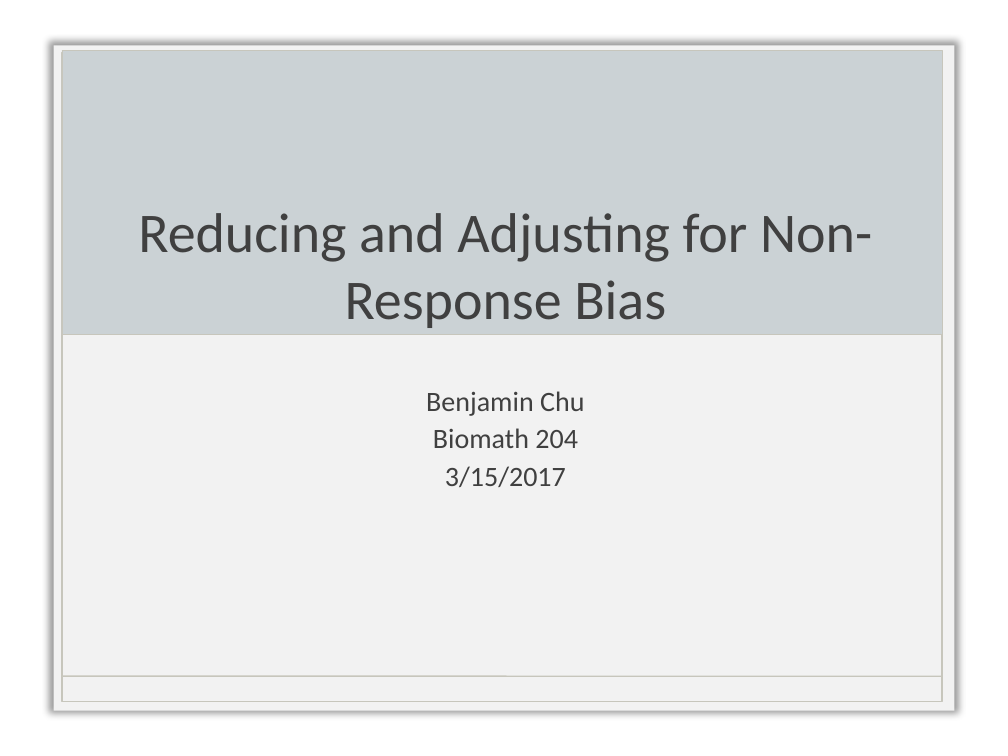
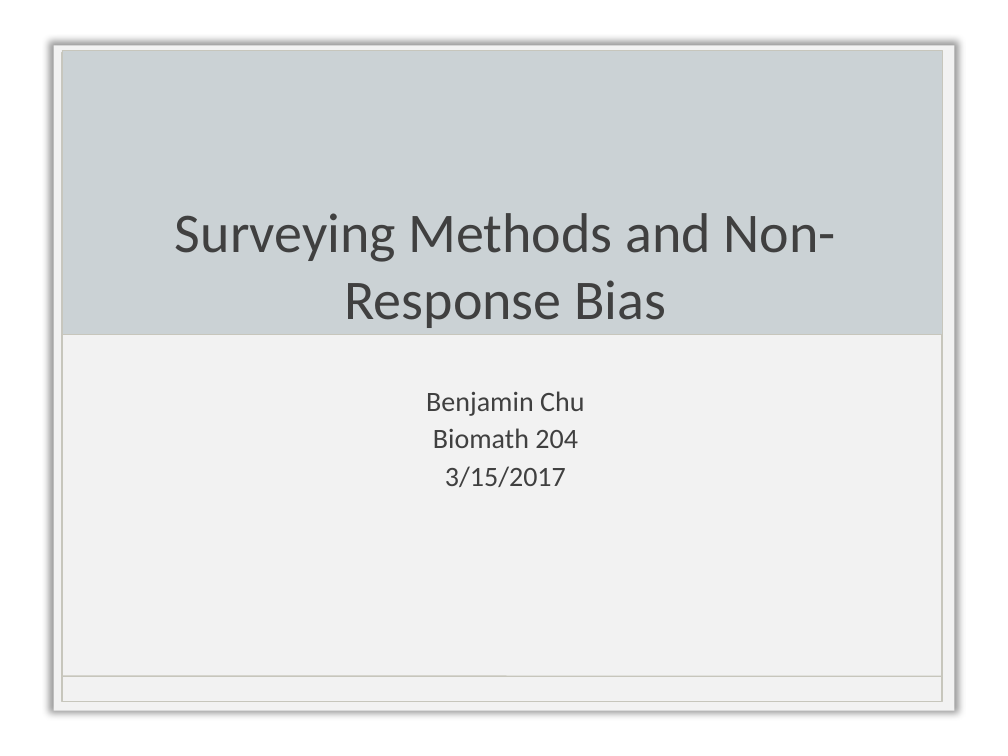
Before and after one commit to biona001/biomath_204, a slide deck: slide 1 of project ver.2/Presentation.pptx. Drawn at 1008x756 pixels with LibreOffice and Linux fonts; fonts in the diff are those of the drawing; background and template pictures are left out. Boxes give left, top, right and bottom in pixels: in the first picture for what was removed or moved away, otherwise in the second. Text is boxed around its words. In the diff, an @@ line names an element or a change of style, - is before the commit and + after.

```diff
--- a/project ver.2/Presentation.pptx
+++ b/project ver.2/Presentation.pptx
@@ title at <box>175,213,836,328</box>: text changed @@
-Reducing and Adjusting for Non-Response Bias
+Surveying Methods and Non-Response Bias
```
Also in this commit, not shown: 2 other slides changed, 2 slides added, 4 other files.
